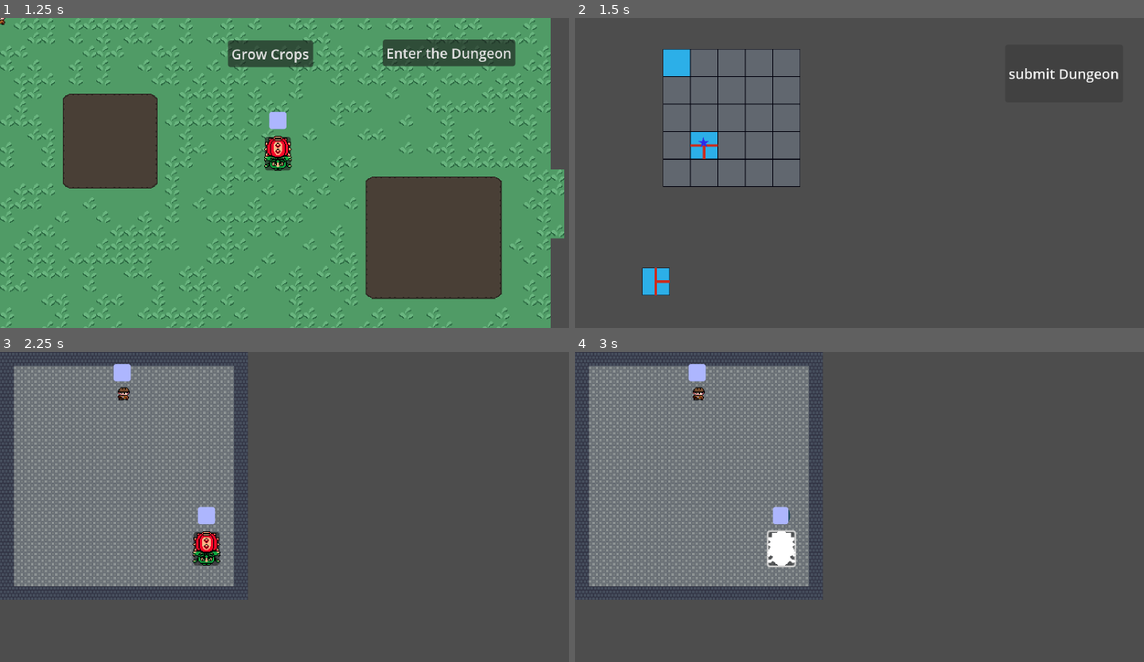
Above: before the commit, frames 1-4 (two rows, left to right).
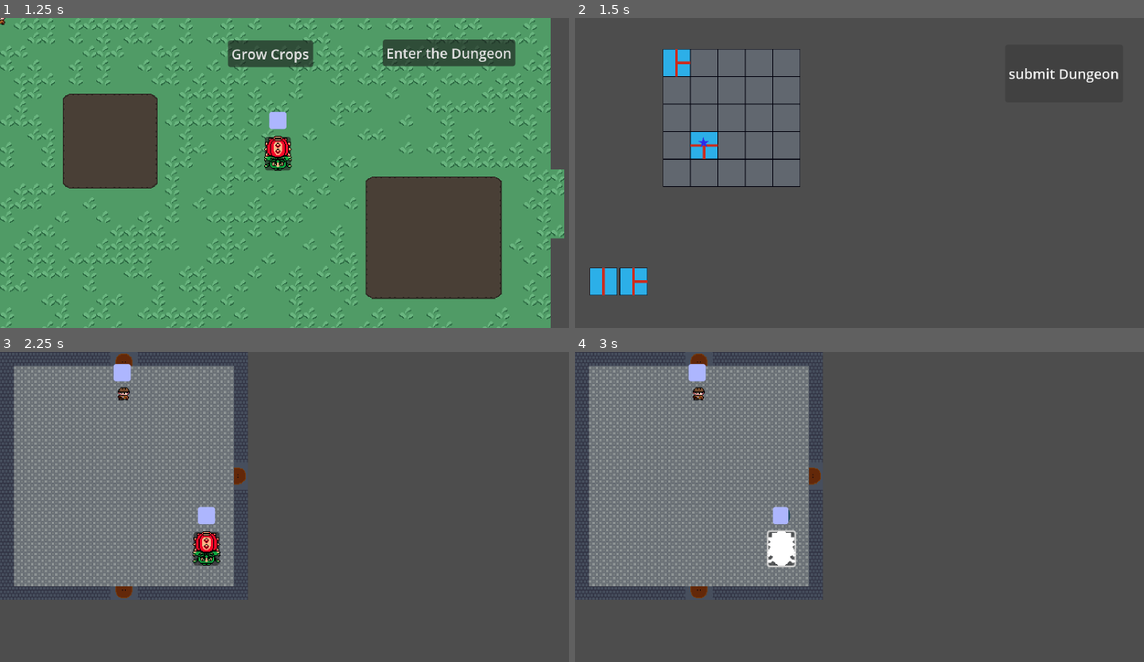
Above: after the commit, the same moments.

Repository: Chikenscreed/roguelike-farming
Game: Godot game, scene res://Scenes/main_menu.tscn
Two runs of this game, one before a commit and one after it. Both use one fixed random seed, a clock stepped at 60 frames per second and the inputs below. The engine's default icon, where the game draws it, is replaced by a stand-in: a white triangle on a blue panel in a dark square.
Inputs (mouse positions are in pixels of both pictures, inside the frame that each line leads up to):
- Up to frame 1 (1.25 s): click "Start" at 0.5 s
- Up to frame 2 (1.5 s): click "Enter the Dungeon" at 1.25 s
- Up to frame 3 (2.25 s): click "submit Dungeon" at 2 s
- Up to frame 4 (3 s): click (779, 547) at 2.75 s

Frame 1 is identical in both runs. In frame 2, 1.2% of the frame differs, in the area x 2-21%, y 10-90%; in frame 3, 0.4%; in frame 4, 0.4%.

Commit message:
player selection tiles are now generated based on the tiles in the inventory

Diff:
--- /dev/null
+++ b/roguelike-farming/Resources/LineExample.tres
@@ -0,0 +1,11 @@
+[gd_resource type="Resource" script_class="Tile_Data" load_steps=4 format=3 uid="uid://crfx3tve28asq"]
+
+[ext_resource type="Script" uid="uid://cwqxp04862h6e" path="res://Scripts/DungeonThings/Resources/DungeonExtrasResourceScripts/DungeonExtras.gd" id="1_f6reo"]
+[ext_resource type="Script" uid="uid://fj0p44iwfaup" path="res://Scripts/DungeonThings/Resources/Tile.gd" id="2_er4yf"]
+[ext_resource type="Resource" uid="uid://c3qxx631eltg6" path="res://Resources/baseStyle.tres" id="3_er4yf"]
+
+[resource]
+script = ExtResource("2_er4yf")
+entranceComposition = 5
+tileStyle = ExtResource("3_er4yf")
+metadata/_custom_type_script = "uid://fj0p44iwfaup"
--- a/roguelike-farming/Scenes/DungeonThings/build_dungeon_screen.tscn
+++ b/roguelike-farming/Scenes/DungeonThings/build_dungeon_screen.tscn
@@ -1,27 +1,7 @@
-[gd_scene load_steps=10 format=3 uid="uid://bh7xfp5urcint"]
+[gd_scene load_steps=3 format=3 uid="uid://bh7xfp5urcint"]
 
 [ext_resource type="Script" uid="uid://c07xhhm6qn82g" path="res://Scripts/DungeonThings/build_dungeon_screen.gd" id="1_lr1r3"]
-[ext_resource type="PackedScene" uid="uid://bpu63gkkg4cjy" path="res://Scenes/DungeonThings/mapTile.tscn" id="1_osag5"]
-[ext_resource type="Script" uid="uid://cwqxp04862h6e" path="res://Scripts/DungeonThings/Resources/DungeonExtrasResourceScripts/DungeonExtras.gd" id="3_hhbgv"]
-[ext_resource type="Script" uid="uid://fj0p44iwfaup" path="res://Scripts/DungeonThings/Resources/Tile.gd" id="5_56aqq"]
-[ext_resource type="Texture2D" uid="uid://d02bahh1vu8m4" path="res://Sprites/dungeonSprites/Tiles/TilePreviews/baseBackground.png" id="5_ge5sd"]
-[ext_resource type="Script" uid="uid://hbkxdkqw2m7c" path="res://Scripts/DungeonThings/Resources/TileStyle.gd" id="6_56aqq"]
 [ext_resource type="PackedScene" uid="uid://bt5c4ofynwdn8" path="res://Scenes/DungeonThings/dungeon_frame.tscn" id="7_56aqq"]
-
-[sub_resource type="Resource" id="Resource_56aqq"]
-resource_local_to_scene = true
-script = ExtResource("6_56aqq")
-name = "baseStyle"
-previewTileBackground = ExtResource("5_ge5sd")
-metadata/_custom_type_script = "uid://hbkxdkqw2m7c"
-
-[sub_resource type="Resource" id="Resource_c3imi"]
-resource_local_to_scene = true
-script = ExtResource("5_56aqq")
-name = "T"
-entranceComposition = 7
-tileStyle = SubResource("Resource_56aqq")
-metadata/_custom_type_script = "uid://fj0p44iwfaup"
 
 [node name="BuildDungeonScreen" type="Control"]
 layout_mode = 3
@@ -32,11 +12,6 @@
 grow_vertical = 2
 mouse_filter = 1
 script = ExtResource("1_lr1r3")
-
-[node name="WestEast" parent="." instance=ExtResource("1_osag5")]
-z_index = 1
-position = Vector2(94, 306)
-tileData = SubResource("Resource_c3imi")
 
 [node name="Button" type="Button" parent="."]
 layout_mode = 0
@@ -50,4 +25,7 @@
 position = Vector2(102, 36)
 dimensions = Vector2i(5, 5)
 
+[node name="Panel" type="Node2D" parent="."]
+position = Vector2(1, 306)
+
 [connection signal="pressed" from="Button" to="." method="_on_button_pressed"]
--- a/roguelike-farming/Scenes/DungeonThings/mapTile.tscn
+++ b/roguelike-farming/Scenes/DungeonThings/mapTile.tscn
@@ -8,7 +8,6 @@
 size = Vector2(32, 32)
 
 [node name="FrameTileSlot" type="Area2D"]
-position = Vector2(304, 171)
 script = ExtResource("1_0e4tk")
 
 [node name="CollisionShape2D" type="CollisionShape2D" parent="."]
--- a/roguelike-farming/Scripts/DungeonThings/MapTile.gd
+++ b/roguelike-farming/Scripts/DungeonThings/MapTile.gd
@@ -75,7 +75,7 @@
 				#getSlot()
 				testWithIntersectPoint()
 	if event is InputEventMouseMotion and isPressed:
-		self.position = get_global_mouse_position()
+		self.global_position = get_global_mouse_position()
 
 func resetTileData() -> void:
 	tileData = null
@@ -93,15 +93,17 @@
 	glideTween.tween_property(self, "position", snapBackPos, 0.1)
 	#position = snapBackPos
 
-func setTile(data: Tile_Data) -> void:
+func setTile(data: Tile_Data, isExitTile: bool) -> void:
 	print(data.name)
 	self.tileData = data.duplicate()
+	if(!isExitTile):
+		tileData.currentEntrances = tileData.entranceComposition
 	createVisualisation()
 
 func getSlot() -> void:
 	if(get_overlapping_areas().size() >0):
 		var chosenSlot: MapTile = get_overlapping_areas()[0] as MapTile
-		chosenSlot.setTile(self.tileData)
+		chosenSlot.setTile(self.tileData, false)
 	pass
 
 
@@ -115,7 +117,7 @@
 		var s: MapTile = slot.collider as MapTile
 		if s != null:
 			if(s.mapSlot and !s.pregeneratedTile):
-				s.setTile(self.tileData)
+				s.setTile(self.tileData, false)
 
 
 func showEntrances() -> void:
--- a/roguelike-farming/Scripts/DungeonThings/build_dungeon_screen.gd
+++ b/roguelike-farming/Scripts/DungeonThings/build_dungeon_screen.gd
@@ -4,10 +4,12 @@
 
 signal exportAllRooms(dict: Dictionary, startRoom: Vector2i)
 @onready var dungeon_frame: DungeonFrame = $DungeonFrame
+@onready var panel: Node2D = $Panel
 
 
 # Called when the node enters the scene tree for the first time.
 func _ready() -> void:
+	placeTileSelection()
 	pass # Replace with function body.
 
 
@@ -69,3 +71,17 @@
 	exportAllRooms.emit(dungeon_frame.allRooms, dungeon_frame.startRoom)
 	self.set_deferred("visible", false)
 	print("pressed the button")
+
+
+func placeTileSelection() -> void:
+	var nextPos : Vector2 = Vector2(32,0)
+	var offset: Vector2 = Vector2(35,0)
+	var tile = preload("res://Scenes/DungeonThings/mapTile.tscn")
+	for holder in GlobalPlayerInventory.tileInventory.keys():
+		var newTile = tile.instantiate()
+		panel.add_child(newTile)
+		newTile.setTile(holder, false)
+		newTile.position = nextPos
+		newTile.snapBackPos = newTile.position
+		nextPos += offset
+		pass
--- /dev/null
+++ b/roguelike-farming/Scripts/playerInventory.gd
@@ -0,0 +1,7 @@
+class_name Playerinventory
+extends Node
+
+@export var tileInventory: Dictionary[Tile_Data, int] = {
+	preload("res://Resources/LineExample.tres") : 5,
+	preload("res://Resources/T_Example.tres") : 3
+}
--- a/roguelike-farming/dungeon_frame.gd
+++ b/roguelike-farming/dungeon_frame.gd
@@ -17,7 +17,7 @@
 	while (entranceTile == exitTile):
 		entranceTile = showDungeonEntrance()
 	startRoom = entranceTile
-	allRooms.get(startRoom).setTile(preload("res://Resources/T_Example.tres"))
+	allRooms.get(startRoom).setTile(preload("res://Resources/T_Example.tres"), false)
 	print(entranceTile)
 
 
@@ -46,7 +46,7 @@
 	exitTileData.currentEntrances =  generateEntrances()
 	while( !checkPlacement(indicator, exitTileData)):
 		exitTileData.currentEntrances = generateEntrances()
-	selectedTile.setTile(exitTileData)
+	selectedTile.setTile(exitTileData, true)
 	selectedTile.pregeneratedTile = true
 	return indicator
 
--- a/roguelike-farming/project.godot
+++ b/roguelike-farming/project.godot
@@ -19,6 +19,7 @@
 
 GlobalEventBus="*res://Scripts/eventBus.gd"
 Global="*res://autoloads/global.gd"
+GlobalPlayerInventory="*res://Scripts/playerInventory.gd"
 
 [display]
 
Not shown, added: roguelike-farming/Scripts/playerInventory.gd.uid
Not shown, added: roguelike-farming/Scenes/main_menu.tscn2636842375.tmp
